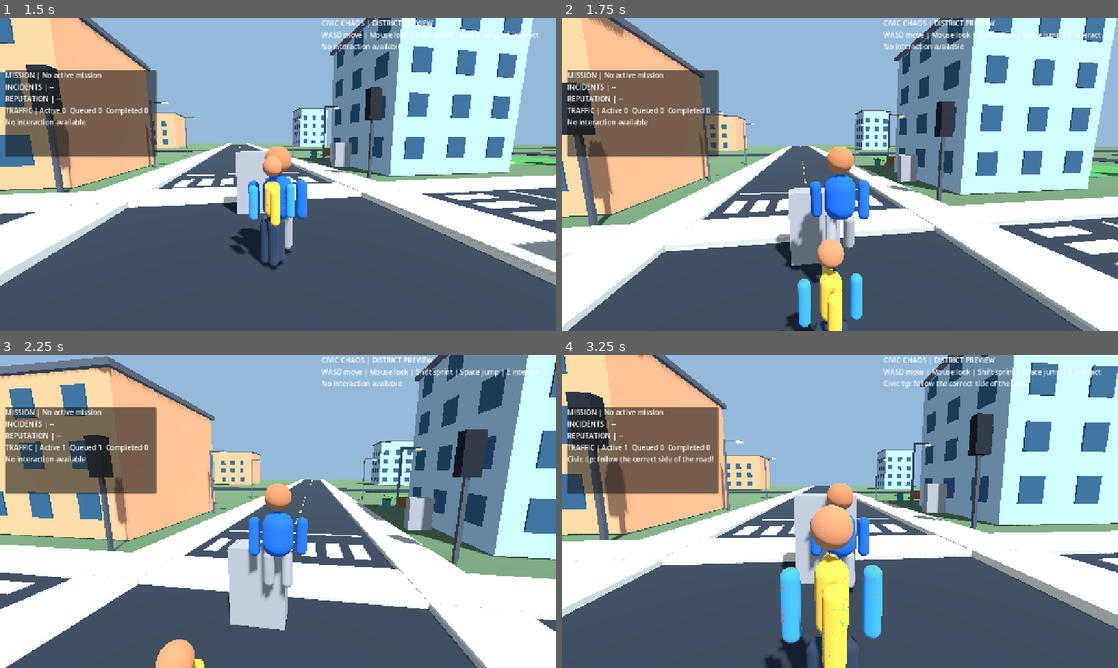
Above: before the commit, frames 1-4 (two rows, left to right).
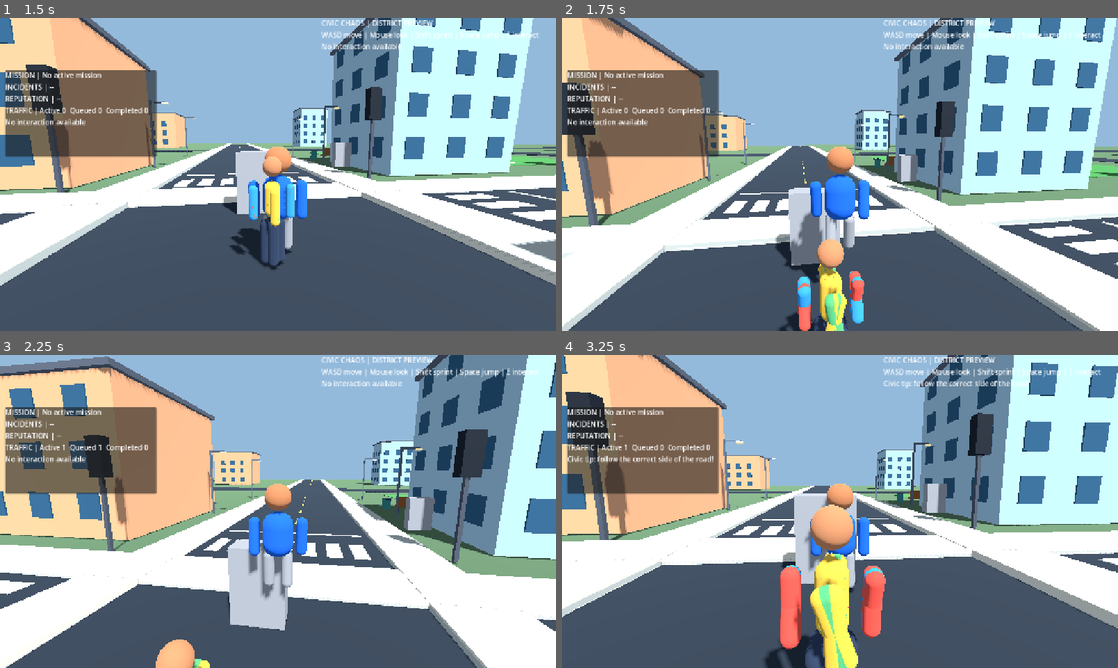
Above: after the commit, the same moments.

Repository: gauravprajapat-23/civic-chaos
Game: Godot game, scene res://scenes/core/menu.tscn
Same seed, same stepped clock (60 frames per second), same inputs: the game is played once before the commit and once after it.
Inputs (mouse positions are in pixels of both pictures, inside the frame that each line leads up to):
- Up to frame 1 (1.5 s): click "Start Game" at 0.5 s; tap Enter at 1.25 s; move the mouse to (305, 174) at 1.27 s; hold W (move_forward) from 1.28 s (still down); hold E (interact) from 1.28 s (still down)
- Up to frame 2 (1.75 s): keep holding W (move_forward); keep holding E (interact); tap Space (jump) at 1.52 s
- Up to frame 3 (2.25 s): keep holding W (move_forward); move the mouse to (250, 511) at 2.02 s; release E (interact) at 2.03 s; tap Shift (sprint) at 2.1 s
- Up to frame 4 (3.25 s): keep holding W (move_forward); tap Space (jump) at 2.27 s; move the mouse to (851, 505) at 2.77 s; hold E (interact) from 2.78 s (still down)

Frame 1 is identical in both runs. In frame 2, 0.9% of the frame differs, in the area x 39-55%, y 78-100%; in frame 3, less than 0.1%; in frame 4, 2.7%, in the area x 37-59%, y 63-100%.

Commit message:
fix(npc): allow safe pedestrian route reset without permanent endpoint deadlock

Diff:
--- a/scripts/npc/district_pedestrians.gd
+++ b/scripts/npc/district_pedestrians.gd
@@ -108,7 +108,8 @@
         if can_walk:
             var next_progress: float = fposmod(_walker_progress[index] + delta * speed, length) - length * 0.5
             var proposed_position: Vector3 = _walk_position(side, next_progress)
-            if _pedestrian_blocked(index, proposed_position) or _walker_path_occupied(index, current_position, proposed_position) or _swept_path_blocked(index, current_position, proposed_position):
+            var is_wrap: bool = current_position.distance_squared_to(proposed_position) > 4.0
+            if _pedestrian_blocked(index, proposed_position) or _walker_path_occupied(index, current_position, proposed_position) or (not is_wrap and _swept_path_blocked(index, current_position, proposed_position)):
                 can_walk = false
             else:
                 _walker_progress[index] += delta * speed
@@ -155,9 +156,9 @@
 func _walker_path_occupied(index: int, start: Vector3, destination: Vector3) -> bool:
     var travel: Vector3 = destination - start
     travel.y = 0.0
-    # Route wrap is a teleport, not a valid movement step.
+    # At route wrap, test only destination occupancy (not the teleport path).
     if travel.length_squared() > 4.0:
-        return true
+        return false
     for other_index in range(_walkers.size()):
         if other_index == index:
             continue
